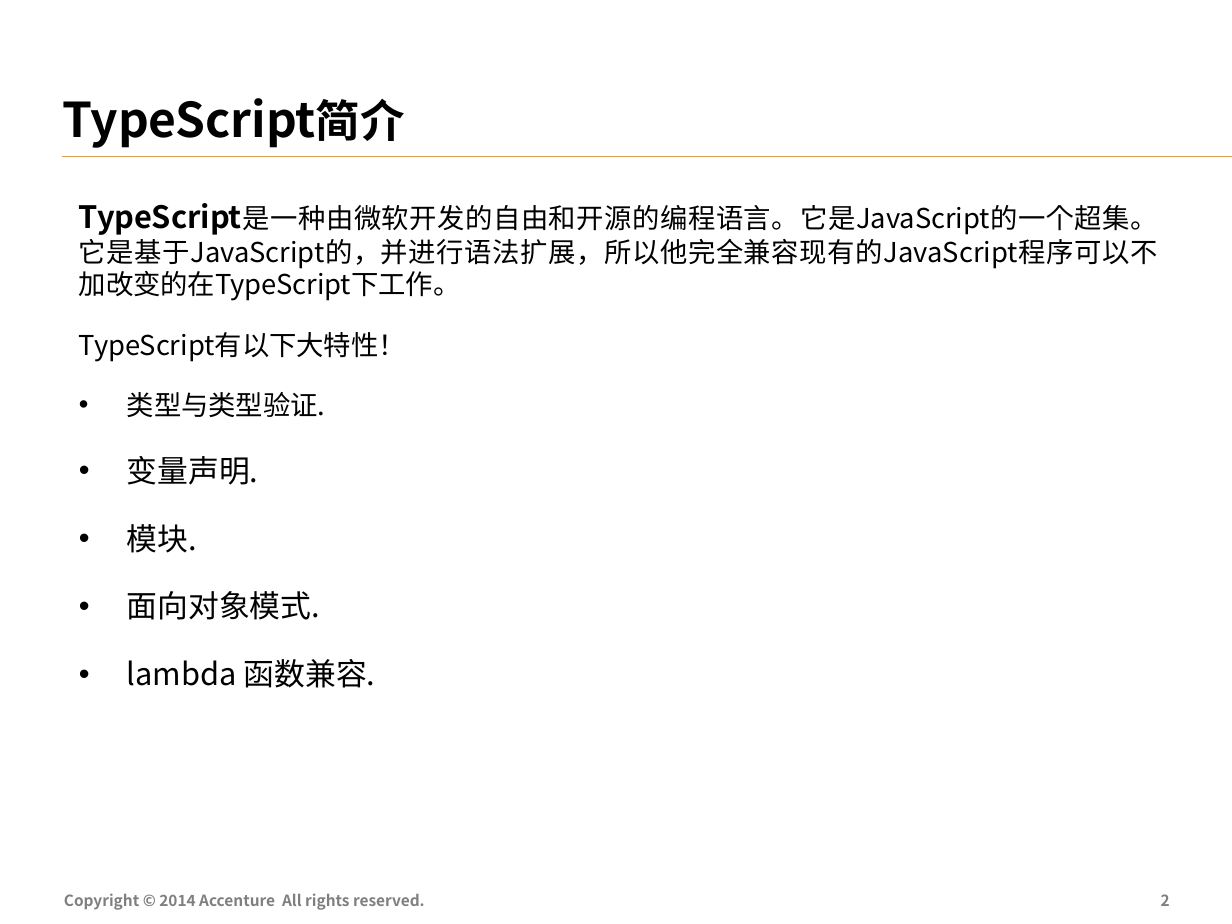
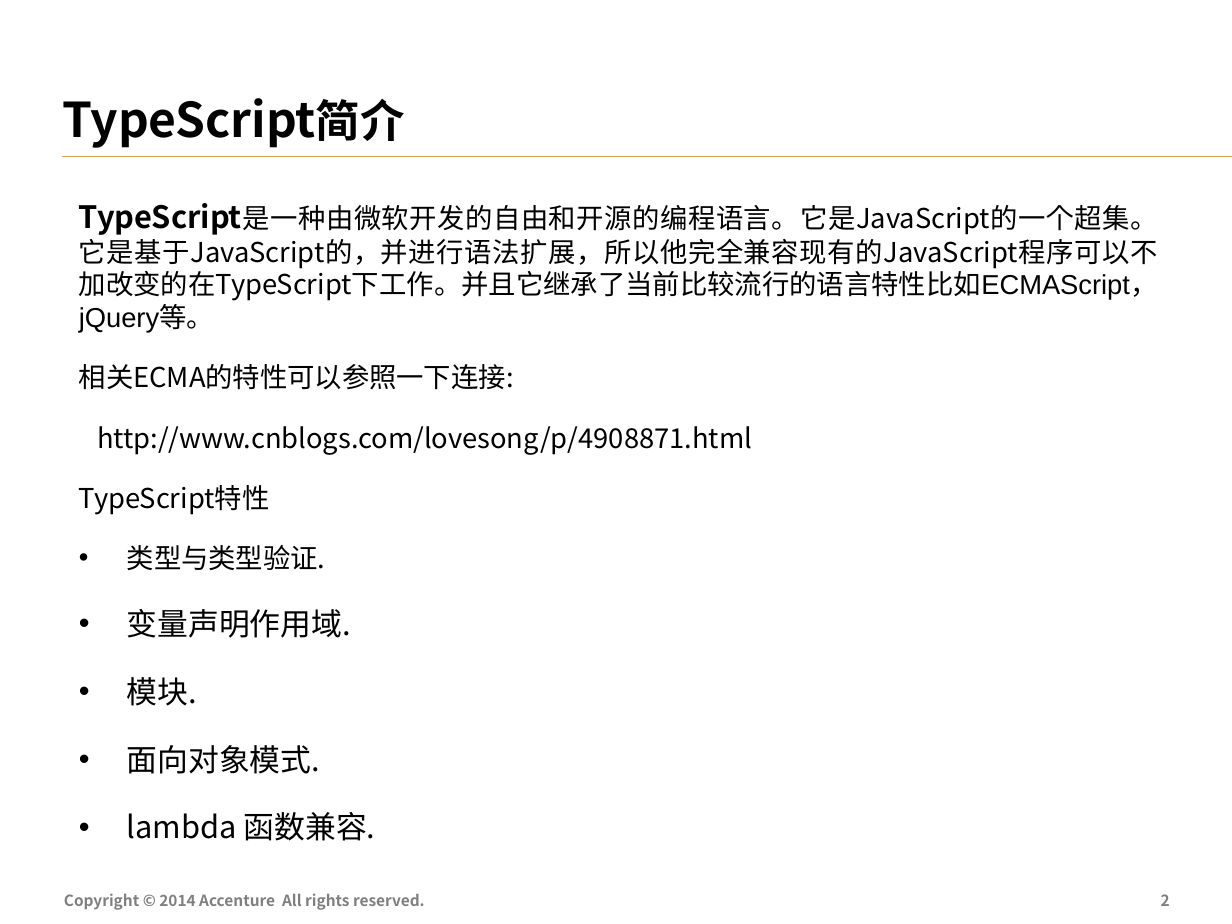
Before and after one commit to FS-Angular-Interest-Group/AngularTraining, a slide deck: slide 3 of PPT/02-Accenture-FS-Angular-TypeScript.pptx. Drawn at 1232x924 pixels with LibreOffice and Linux fonts; fonts in the diff are those of the drawing. Boxes give left, top, right and bottom in pixels: in the first picture for what was removed or moved away, otherwise in the second. Text is boxed around its words. In the diff, an @@ line names an element or a change of style, - is before the commit and + after.

```diff
--- a/PPT/02-Accenture-FS-Angular-TypeScript.pptx
+++ b/PPT/02-Accenture-FS-Angular-TypeScript.pptx
@@ text at bbox=[79, 205, 1158, 515]: text changed @@
-TypeScript是一种由微软开发的自由和开源的编程语言。它是JavaScript的一个超集。它是基于JavaScript的，并进行语法扩展，所以他完全兼容现有的JavaScript程序可以不加改变的在TypeScript下工作。
-TypeScript有以下大特性！
+TypeScript是一种由微软开发的自由和开源的编程语言。它是JavaScript的一个超集。它是基于JavaScript的，并进行语法扩展，所以他完全兼容现有的JavaScript程序可以不加改变的在TypeScript下工作。并且它继承了当前比较流行的语言特性比如ECMAScript，jQuery等。
+相关ECMA的特性可以参照一下连接:
+http://www.cnblogs.com/lovesong/p/4908871.html
+TypeScript特性
@@ text at bbox=[127, 609, 351, 638]: text changed @@
-• 变量声明.
+• 变量声明作用域.
```
Also in this commit, not shown: 9 other slides changed, 2 slides added, 15 slides removed, 20 other files.
